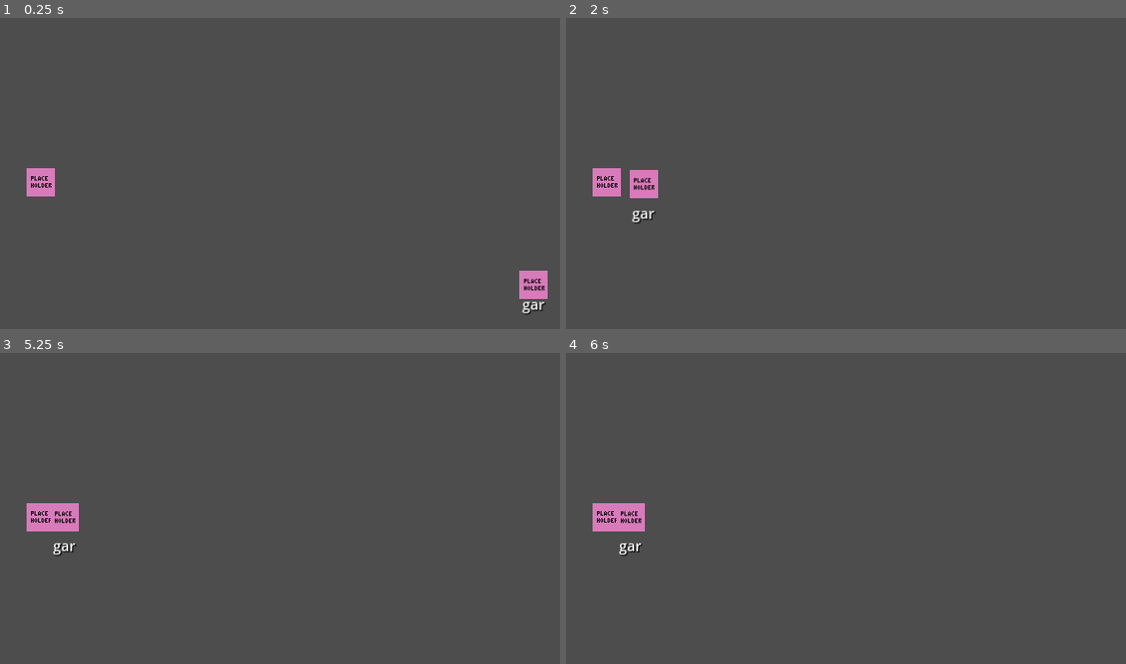
Above: before the commit, frames 1-4 (two rows, left to right).
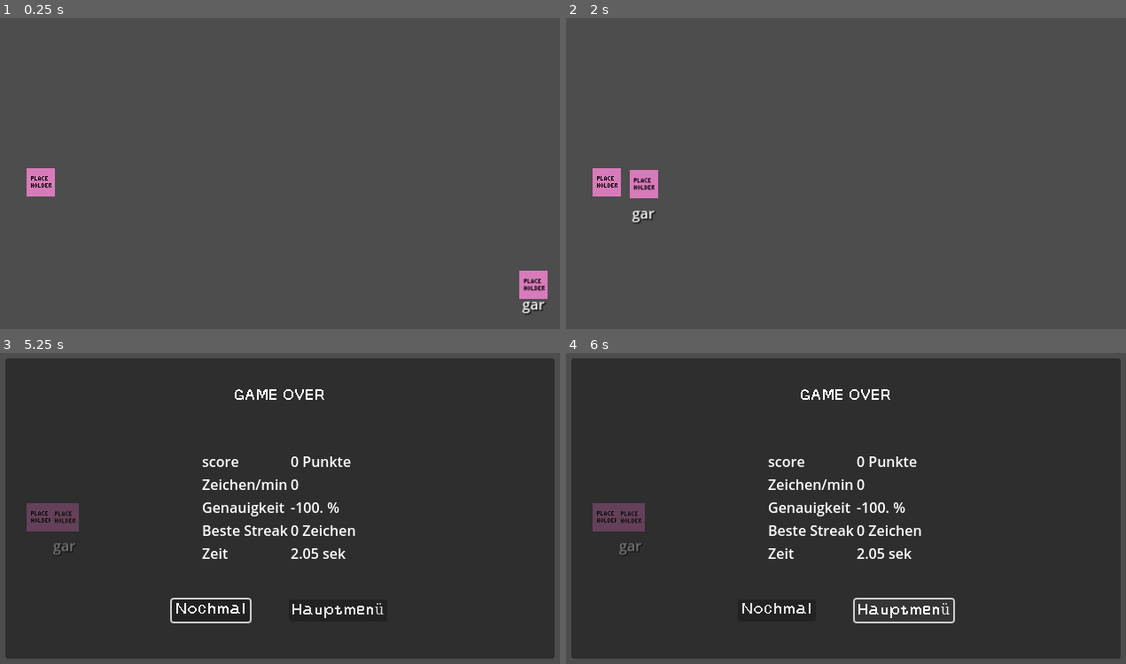
Above: after the commit, the same moments.

Repository: lehmius/typing-tides
Game: Godot game, scene res://scenes/game.tscn
Same seed, same stepped clock (60 frames per second), same inputs: the game is played once before the commit and once after it. The engine's default icon, where the game draws it, is replaced by a stand-in: a white triangle on a blue panel in a dark square.
Inputs (mouse positions are in pixels of both pictures, inside the frame that each line leads up to):
- Up to frame 1 (0.25 s): no input
- Up to frame 2 (2 s): tap Enter at 0.5 s
- Up to frame 3 (5.25 s): click "Nochmal" at 2.75 s; click "Nochmal" at 3.5 s; click "Nochmal" at 4.25 s; click (16, 368) at 5.02 s
- Up to frame 4 (6 s): click (902, 611) at 5.75 s, where only the run after the commit has a clickable "Hauptmenü"

Frames 1-2 are identical in both runs. In frame 3, 94% of the frame differs, in the area x 0-100%, y 1-99%; in frame 4, 93%.

Commit message:
Disable close_button when not needed.

Diff:
--- a/scripts/informational_popup.gd
+++ b/scripts/informational_popup.gd
@@ -1,4 +1,5 @@
 extends Control
+class_name InformationalPopup
 
 @export_multiline var text:String = ""
 @onready var rich_text_label:RichTextLabel = $Popup/MarginContainer/RichTextLabel
--- a/scripts/popup.gd
+++ b/scripts/popup.gd
@@ -3,9 +3,13 @@
 extends Control
 
 @onready var pause_component:Node = $PauseComponent
+@onready var close_button: Button = $Panel/Button
 @export var ui_element:Control
 
 func _ready() -> void:
+	if not ui_element is popupPanel or not ui_element is InformationalPopup:
+		close_button.process_mode = 4
+		close_button.hide()
 	pause_component.pause()
 
 func _on_button_button_down() -> void:
